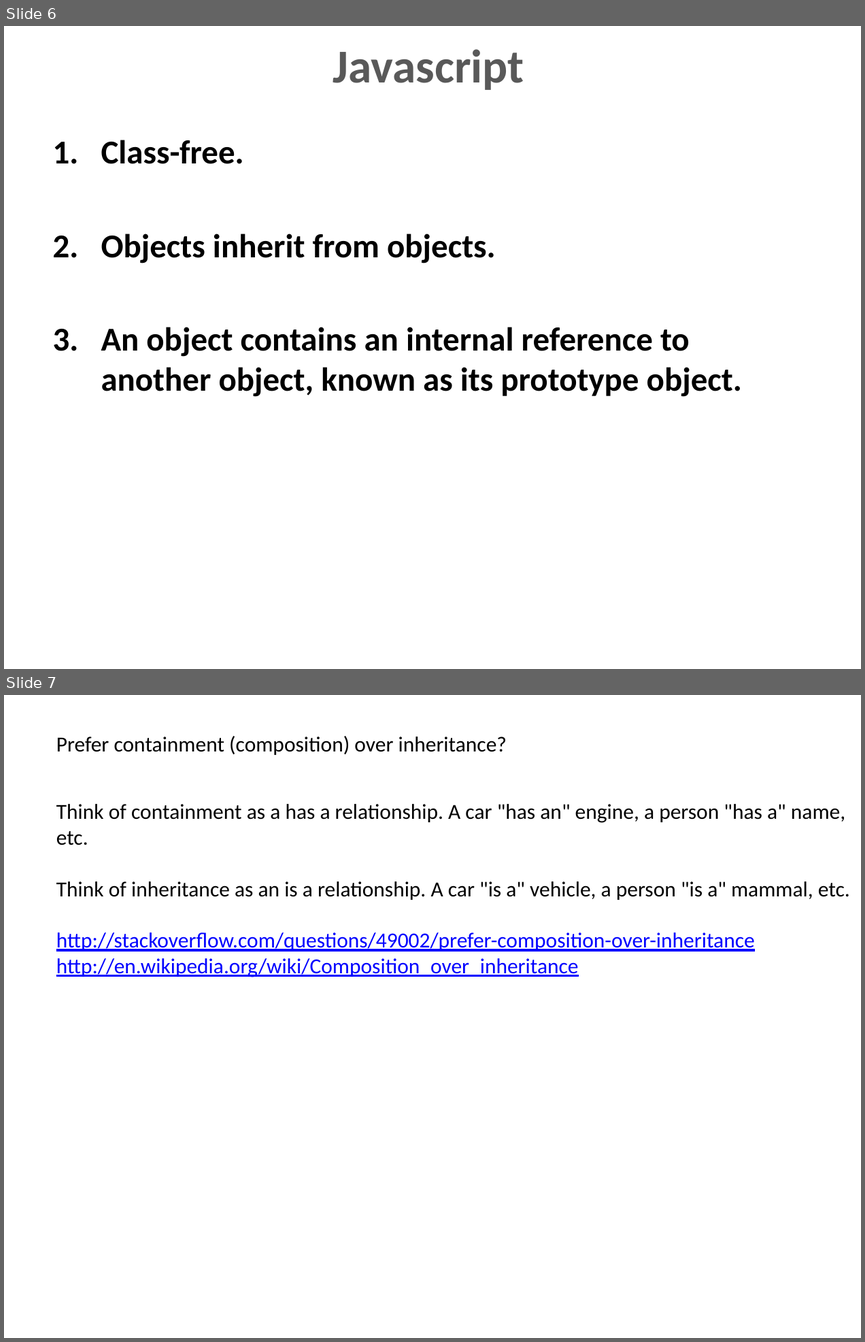
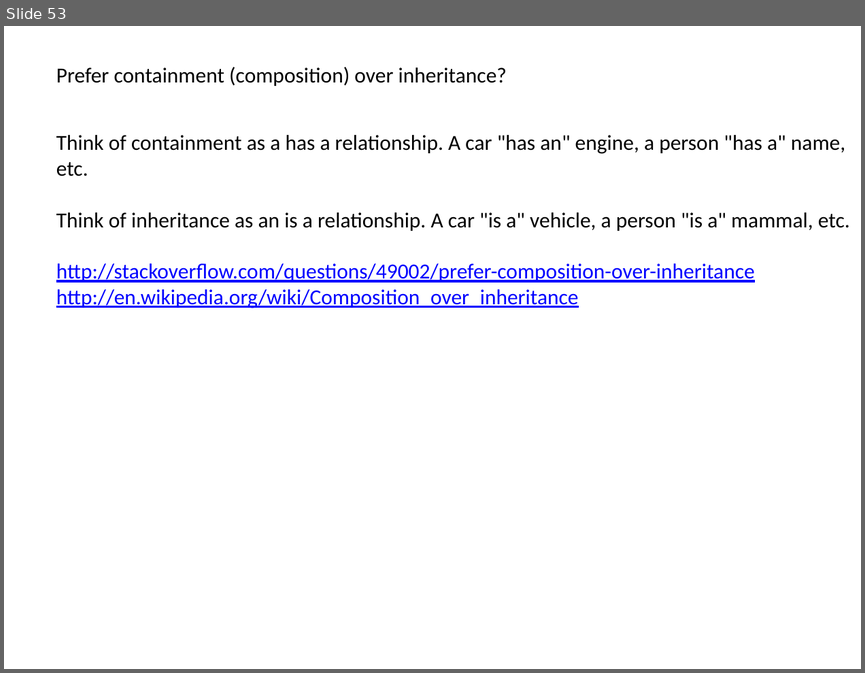
Before and after one commit to dzmitry-varabei/front-end-course, a slide deck: inheritance-in-javascript/Inheritance.pptx. Shown one above the other, each under a label of ours: slides 6 and 7 before the commit, slide 53 after it. The pictures are 865x1342 and 865x673 pixels, drawn with LibreOffice and Linux fonts; fonts in the diff are those of the drawing. Boxes give left, top, right and bottom in pixels: in the first picture for what was removed or moved away, otherwise in the second. Text is boxed around its words. In the diff, an @@ line names an element or a change of style, - is before the commit and + after.

```diff
--- a/inheritance-in-javascript/Inheritance.pptx
+++ b/inheritance-in-javascript/Inheritance.pptx
@@ slide 6 removed at [4,26,861,669], background #FFFFFF @@
@@ title removed at [332,49,524,90] @@
-Javascript
@@ text removed at [101,140,742,397] @@
-1. Class-free.
-2. Objects inherit from objects.
-3. An object contains an internal reference to another object, known as its prototype object.
@@ what was slide 7 is now slide 53 @@
```
Also in this commit, not shown: 5 other slides removed, 3 other files.
